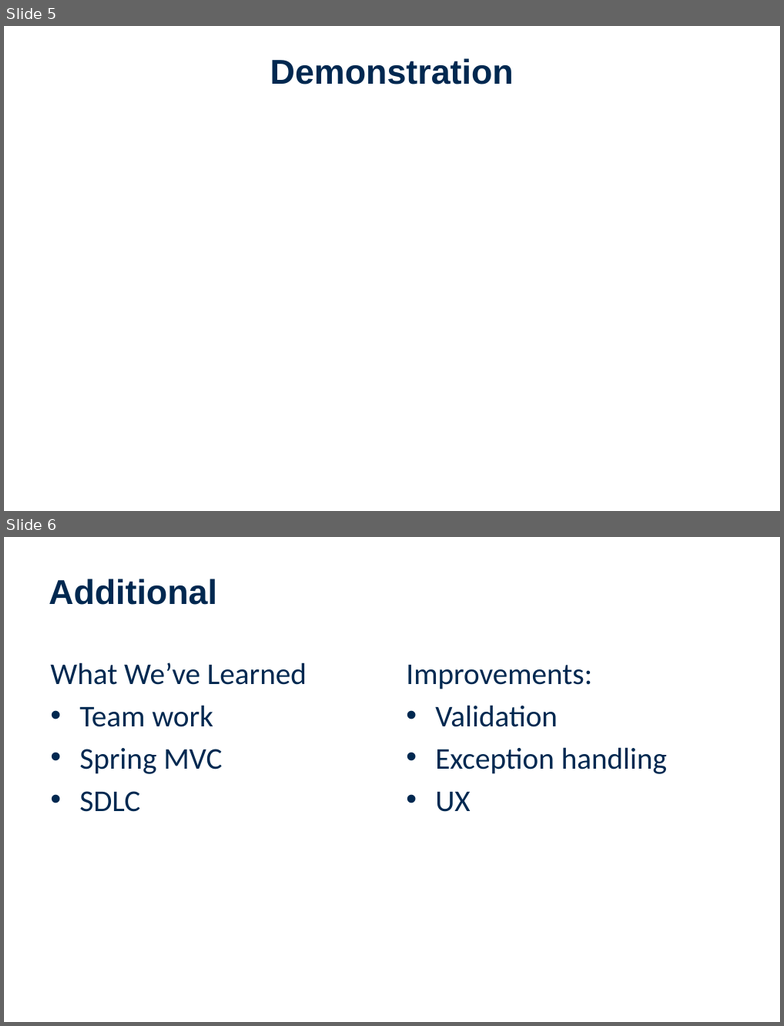
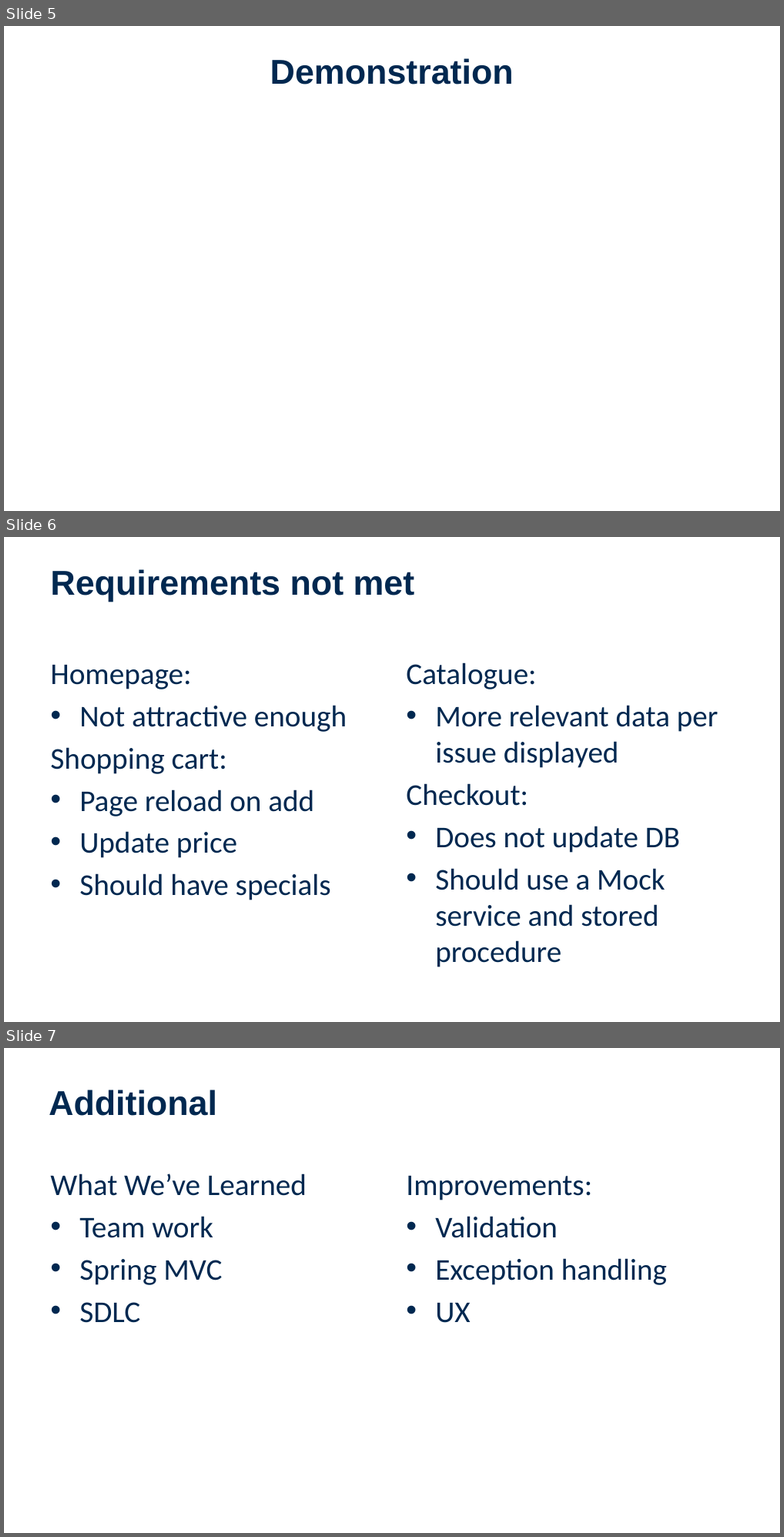
Before and after one commit to SV-ZeroOne/TwoFace, a slide deck: Presentation/Entelect Software PowerPoint Template.pptx. Shown one above the other, each under a label of ours: slides 5 and 6 before the commit, slides 5, 6 and 7 after it. The pictures are 784x1026 and 784x1537 pixels, drawn with LibreOffice and Linux fonts; fonts in the diff are those of the drawing; background and template pictures are left out. Boxes give left, top, right and bottom in pixels: in the first picture for what was removed or moved away, otherwise in the second. Text is boxed around its words. In the diff, an @@ line names an element or a change of style, - is before the commit and + after.

Commit message:
new presentation

```diff
--- a/Presentation/Entelect Software PowerPoint Template.pptx
+++ b/Presentation/Entelect Software PowerPoint Template.pptx
@@ slide 6 added at <box>4,537,780,1022</box>, background #FFFFFF @@
@@ title added at <box>50,569,415,602</box>, 32 pt, text #002850, bold @@
+Requirements not met
@@ text added at <box>50,665,347,900</box>, 28 pt, text #002850 @@
+Homepage:
+• Not attractive enough
+Shopping cart:
+• Page reload on add
+• Update price
+• Should have specials
@@ text added at <box>406,663,719,967</box>, 28 pt, text #002850 @@
+Catalogue:
+• More relevant data per issue displayed
+Checkout:
+• Does not update DB
+• Should use a Mock service and stored procedure
@@ what was slide 6 is now slide 7 @@
```
